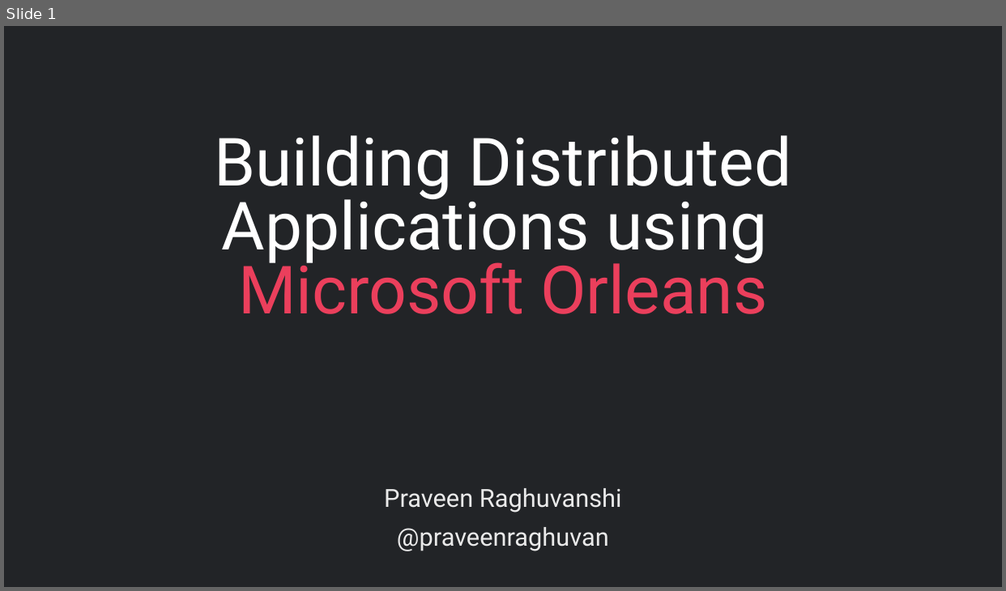
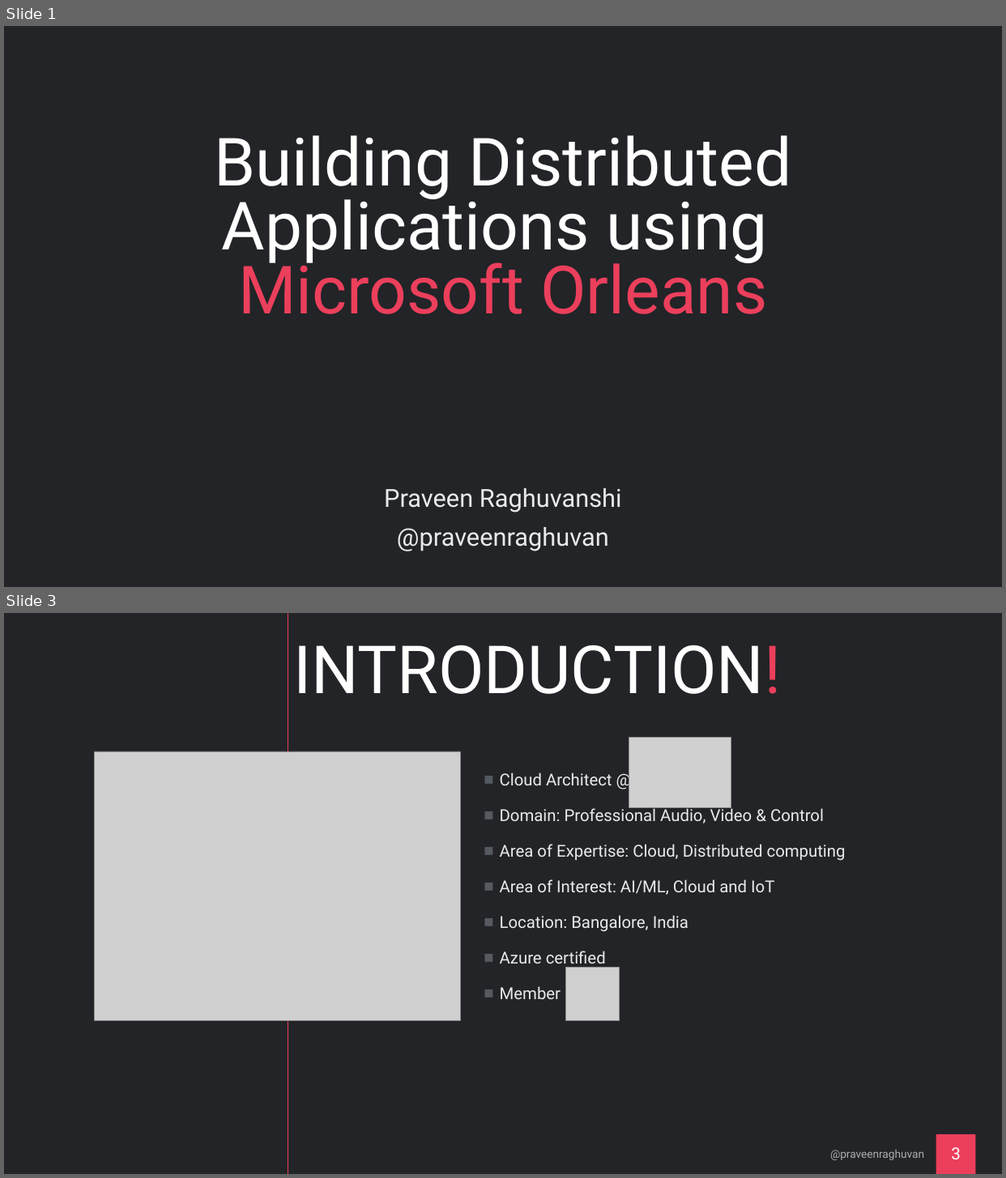
Before and after one commit to praveenraghuvanshi/tech-sessions, a slide deck: drafts/Orleans/ppt/Orleans_draft.pptx. Shown one above the other, each under a label of ours: slide 1 before the commit, slides 1 and 3 after it; the slides between them are not shown. The pictures are 1006x591 and 1006x1178 pixels, drawn with LibreOffice and Linux fonts; fonts in the diff are those of the drawing; grey boxes stand for pictures. Boxes give left, top, right and bottom in pixels: in the first picture for what was removed or moved away, otherwise in the second. Text is boxed around its words. In the diff, an @@ line names an element or a change of style, - is before the commit and + after.

```diff
--- a/drafts/Orleans/ppt/Orleans_draft.pptx
+++ b/drafts/Orleans/ppt/Orleans_draft.pptx
@@ slide 3 added at <box>4,613,1002,1174</box>, background #222427 @@
@@ line added from (288, 613) to (288, 1174), #EB3F5C 1 pt @@
@@ title added at <box>293,645,782,694</box>, 96 pt, text #FFFFFF @@
+INTRODUCTION!
@@ picture added at <box>95,752,460,1021</box> @@
@@ picture added at <box>629,737,731,808</box> @@
@@ text added at <box>500,773,846,999</box>, 23.8 pt, text #EAEAEA @@
+■ Cloud Architect @
+■ Domain: Professional Audio, Video & Control
+■ Area of Expertise: Cloud, Distributed computing
+■ Area of Interest: AI/ML, Cloud and IoT
+■ Location: Bangalore, India
+■ Azure certified
+■ Member
@@ picture added at <box>566,967,620,1020</box> @@
@@ rectangle added at <box>936,1135,975,1174</box>, fill #EB3F5C @@
@@ text added at <box>830,1150,924,1161</box>, 16 pt, text #B0B0B0 @@
+@praveenraghuvan
@@ page number added at <box>951,1148,961,1160</box>, 24 pt, text #FFFFFF @@
+3
```
Also in this commit, not shown: 56 slides changed, 3 other slides added, 3 other files.
